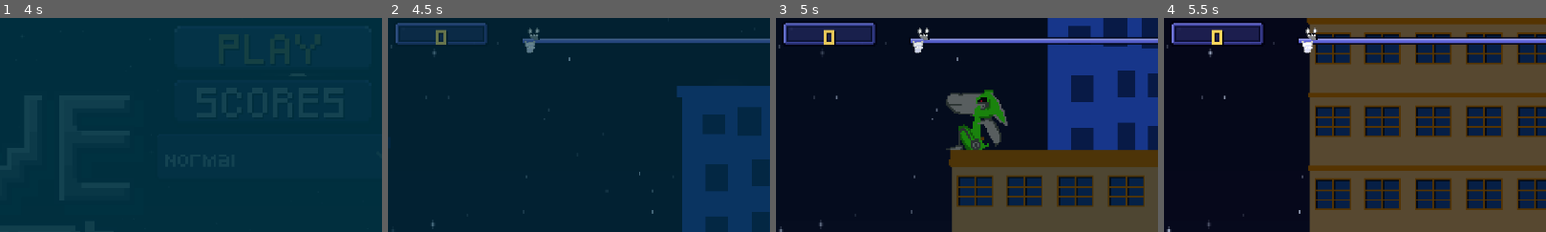
Above: before the commit, frames 1-4 (left to right).
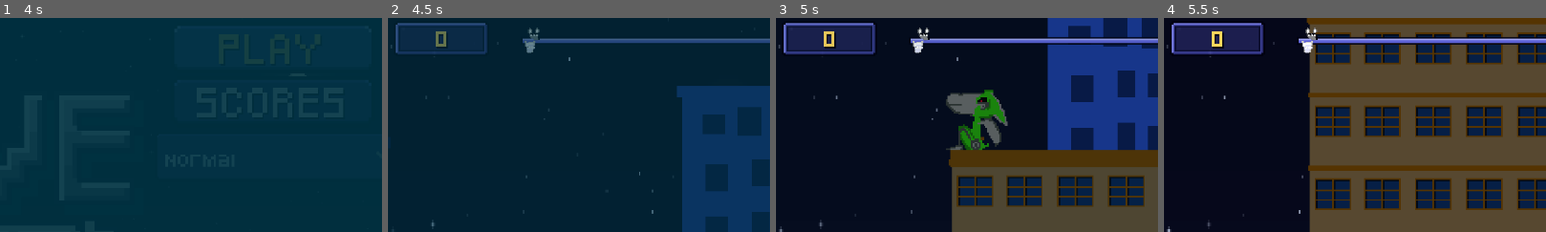
Above: after the commit, the same moments.

Repository: imikado/dupotSaveTheSheep
Game: Godot game, scene res://src/UI/Screens/Boot.tscn
Two runs of this game, one before a commit and one after it. Both use one fixed random seed, a clock stepped at 60 frames per second and the inputs below.
Inputs (mouse positions are % of the whole screen's width and height, from its top left):
- Up to frame 1 (4 s): tap Enter (ui_accept) at 0.5, 0.77, 1.25, 2 s; move the mouse to (72, 45) at 0.52 s; hold Right (ui_right) 0.53-1.25 s; tap Tab (player_action) at 0.6, 2.1 s; click (72, 45) at 0.67 s; drag from (30, 55) to (45, 70) at 1.27 s; move the mouse to (60, 28) at 2.02 s; hold Left (ui_left) 2.03-2.75 s; drag from (45, 70) to (20, 35) at 2.77 s; click "play" at 3.5 s
- Up to frame 2 (4.5 s): move the mouse to (80, 65) at 4.27 s; hold Right (ui_right) from 4.28 s (still down); tap Tab (player_action) at 4.35 s
- Up to frame 3 (5 s): keep holding Right (ui_right); tap Enter (ui_accept) at 4.52 s
- Up to frame 4 (5.5 s): release Right (ui_right) at 5 s; drag from (20, 35) to (35, 25) at 5.02 s
The pictures show only the part of the screen within x 43-93%, y 0-50%; the shares and areas given below are measured in that part.

Frame 1 is identical in both runs. In frame 2, 0.7% of the frame differs, in the area x 2-26%, y 2-18%; in frame 3, 1.3%; in frame 4, 1.5%.

Commit message:
upd way to update flathub

Diff:
--- a/src/UI/hud.tscn
+++ b/src/UI/hud.tscn
@@ -1,18 +1,18 @@
-[gd_scene load_steps=8 format=3 uid="uid://g6loon2js4i6"]
+[gd_scene format=3 uid="uid://g6loon2js4i6"]
 
 [ext_resource type="Script" uid="uid://cdgc12fic0tp4" path="res://src/UI/hud.gd" id="1_j2vg7"]
 [ext_resource type="Texture2D" uid="uid://cu7k7lf7s13xt" path="res://src/UI/Controls/Shared/icon-player.png" id="1_rd6rf"]
 [ext_resource type="Theme" uid="uid://bcvv75vn0mwh1" path="res://src/UI/Theme.tres" id="2_g12wp"]
 [ext_resource type="Texture2D" uid="uid://bdia6rq4j7acw" path="res://src/UI/Controls/Shared/icon-sheep.png" id="3_ebnga"]
-[ext_resource type="Script" path="res://src/UI/Controls/PixelBar.gd" id="4_pxbar"]
+[ext_resource type="Script" uid="uid://doxs6thpe8c7n" path="res://src/UI/Controls/PixelBar.gd" id="4_pxbar"]
 [ext_resource type="Texture2D" uid="uid://lsjrtiaxlhgk" path="res://src/UI/Controls/Shared/icon-water.png" id="5_l1ffq"]
 [ext_resource type="Texture2D" uid="uid://cwqvxktp1g6x5" path="res://src/UI/Controls/Shared/icon-key.png" id="6_aqumb"]
 
-[node name="HUD" type="CanvasLayer"]
+[node name="HUD" type="CanvasLayer" unique_id=1152574838]
 script = ExtResource("1_j2vg7")
 metadata/_edit_vertical_guides_ = [19.0, 5.0]
 
-[node name="StatsPanel" type="Panel" parent="."]
+[node name="StatsPanel" type="Panel" parent="." unique_id=1484435202]
 self_modulate = Color(1, 1, 1, 0.85)
 offset_left = 2.0
 offset_top = 2.0
@@ -20,7 +20,7 @@
 offset_bottom = 58.0
 theme = ExtResource("2_g12wp")
 
-[node name="Player" type="Control" parent="."]
+[node name="Player" type="Control" parent="." unique_id=218478371]
 layout_mode = 3
 anchors_preset = 0
 offset_left = 5.0
@@ -28,22 +28,22 @@
 offset_right = 125.0
 offset_bottom = 21.0
 
-[node name="icon" type="TextureRect" parent="Player"]
+[node name="icon" type="TextureRect" parent="Player" unique_id=1129494698]
 layout_mode = 0
 offset_right = 16.0
 offset_bottom = 16.0
 pivot_offset = Vector2(8, 8)
 texture = ExtResource("1_rd6rf")
 
-[node name="lifeBar" type="Control" parent="Player"]
-layout_mode = 0
+[node name="lifeBar" type="Control" parent="Player" unique_id=1357915054]
+anchors_preset = 0
 offset_left = 18.0
 offset_top = 4.0
 offset_right = 120.0
 offset_bottom = 12.0
 script = ExtResource("4_pxbar")
 
-[node name="Sheep" type="Control" parent="."]
+[node name="Sheep" type="Control" parent="." unique_id=819595799]
 layout_mode = 3
 anchors_preset = 0
 offset_left = 5.0
@@ -51,15 +51,15 @@
 offset_right = 75.0
 offset_bottom = 38.0
 
-[node name="icon" type="TextureRect" parent="Sheep"]
+[node name="icon" type="TextureRect" parent="Sheep" unique_id=1706994659]
 layout_mode = 0
 offset_right = 16.0
 offset_bottom = 16.0
 pivot_offset = Vector2(8, 8)
 texture = ExtResource("3_ebnga")
 
-[node name="lifeBar" type="Control" parent="Sheep"]
-layout_mode = 0
+[node name="lifeBar" type="Control" parent="Sheep" unique_id=773988694]
+anchors_preset = 0
 offset_left = 18.0
 offset_top = 4.0
 offset_right = 70.0
@@ -68,7 +68,7 @@
 max_value = 50.0
 segment_size = 5.0
 
-[node name="Water" type="Control" parent="."]
+[node name="Water" type="Control" parent="." unique_id=946161868]
 layout_mode = 3
 anchors_preset = 0
 offset_left = 5.0
@@ -76,15 +76,15 @@
 offset_right = 75.0
 offset_bottom = 55.0
 
-[node name="icon" type="TextureRect" parent="Water"]
+[node name="icon" type="TextureRect" parent="Water" unique_id=1641298679]
 layout_mode = 0
 offset_right = 16.0
 offset_bottom = 16.0
 pivot_offset = Vector2(8, 8)
 texture = ExtResource("5_l1ffq")
 
-[node name="lifeBar" type="Control" parent="Water"]
-layout_mode = 0
+[node name="lifeBar" type="Control" parent="Water" unique_id=2029993754]
+anchors_preset = 0
 offset_left = 18.0
 offset_top = 4.0
 offset_right = 70.0
@@ -98,22 +98,24 @@
 low_ratio = 0.0
 show_numbers = false
 
-[node name="scorePanel" type="Panel" parent="."]
+[node name="scorePanel" type="Panel" parent="." unique_id=1804145073]
 anchors_preset = 5
 anchor_left = 0.5
 anchor_right = 0.5
 offset_left = -30.0
 offset_top = 2.0
 offset_right = 30.0
-offset_bottom = 18.0
+offset_bottom = 24.0
 grow_horizontal = 2
 theme = ExtResource("2_g12wp")
 
-[node name="scoreLabel" type="Label" parent="scorePanel"]
+[node name="scoreLabel" type="Label" parent="scorePanel" unique_id=1168882906]
 layout_mode = 1
 anchors_preset = 15
 anchor_right = 1.0
 anchor_bottom = 1.0
+offset_top = -2.0
+offset_bottom = -1.0
 grow_horizontal = 2
 grow_vertical = 2
 theme_override_colors/font_color = Color(1, 0.839216, 0.360784, 1)
@@ -121,13 +123,13 @@
 horizontal_alignment = 1
 vertical_alignment = 1
 
-[node name="Items" type="Control" parent="."]
+[node name="Items" type="Control" parent="." unique_id=1976266743]
 layout_mode = 3
 anchors_preset = 0
 offset_right = 40.0
 offset_bottom = 40.0
 
-[node name="keyIcon" type="TextureRect" parent="Items"]
+[node name="keyIcon" type="TextureRect" parent="Items" unique_id=2034855872]
 layout_mode = 0
 offset_left = 82.0
 offset_top = 39.0
@@ -136,13 +138,13 @@
 pivot_offset = Vector2(8, 8)
 texture = ExtResource("6_aqumb")
 
-[node name="LevelProgression" type="Control" parent="."]
+[node name="LevelProgression" type="Control" parent="." unique_id=927249]
 layout_mode = 3
 anchors_preset = 0
 offset_right = 40.0
 offset_bottom = 40.0
 
-[node name="trackOutline" type="ColorRect" parent="LevelProgression"]
+[node name="trackOutline" type="ColorRect" parent="LevelProgression" unique_id=1813200441]
 layout_mode = 0
 offset_left = 290.0
 offset_top = 12.0
@@ -150,7 +152,7 @@
 offset_bottom = 17.0
 color = Color(0, 0, 0.0588235, 0.85)
 
-[node name="ColorRect" type="ColorRect" parent="LevelProgression"]
+[node name="ColorRect" type="ColorRect" parent="LevelProgression" unique_id=798303935]
 layout_mode = 0
 offset_left = 291.0
 offset_top = 13.0
@@ -158,7 +160,7 @@
 offset_bottom = 16.0
 color = Color(0.360784, 0.380392, 0.835294, 1)
 
-[node name="trackLight" type="ColorRect" parent="LevelProgression"]
+[node name="trackLight" type="ColorRect" parent="LevelProgression" unique_id=1325512797]
 layout_mode = 0
 offset_left = 291.0
 offset_top = 13.0
@@ -166,7 +168,7 @@
 offset_bottom = 14.0
 color = Color(0.627451, 0.647059, 0.960784, 1)
 
-[node name="flagPole" type="ColorRect" parent="LevelProgression"]
+[node name="flagPole" type="ColorRect" parent="LevelProgression" unique_id=1632223243]
 layout_mode = 0
 offset_left = 476.0
 offset_top = 4.0
@@ -174,7 +176,7 @@
 offset_bottom = 13.0
 color = Color(0.92549, 0.937255, 1, 1)
 
-[node name="flag" type="ColorRect" parent="LevelProgression"]
+[node name="flag" type="ColorRect" parent="LevelProgression" unique_id=426779286]
 layout_mode = 0
 offset_left = 472.0
 offset_top = 4.0
@@ -182,7 +184,7 @@
 offset_bottom = 7.0
 color = Color(1, 0.27451, 0.27451, 1)
 
-[node name="player" type="TextureRect" parent="LevelProgression"]
+[node name="player" type="TextureRect" parent="LevelProgression" unique_id=229738199]
 layout_mode = 0
 offset_left = 290.0
 offset_top = 6.0
@@ -191,7 +193,7 @@
 scale = Vector2(0.5, 0.5)
 texture = ExtResource("1_rd6rf")
 
-[node name="sheep" type="TextureRect" parent="LevelProgression"]
+[node name="sheep" type="TextureRect" parent="LevelProgression" unique_id=40653150]
 layout_mode = 0
 offset_left = 290.0
 offset_top = 14.0
@@ -200,8 +202,8 @@
 scale = Vector2(0.5, 0.5)
 texture = ExtResource("3_ebnga")
 
-[node name="Marker2D" type="Marker2D" parent="LevelProgression"]
+[node name="Marker2D" type="Marker2D" parent="LevelProgression" unique_id=1846604305]
 position = Vector2(292, 14)
 
-[node name="Marker2D2" type="Marker2D" parent="LevelProgression"]
+[node name="Marker2D2" type="Marker2D" parent="LevelProgression" unique_id=1833092029]
 position = Vector2(477, 15)
Binary file changed: export/promo/save_the_sheep.gif
Not shown: 1 places in src/UI/Theme.tres that only renumber resources
Not shown, changed: export/Linux/screenshots/level_01_trex.png
Not shown, changed: export/Linux/screenshots/menu.png
Not shown, changed: export_flathub.sh
